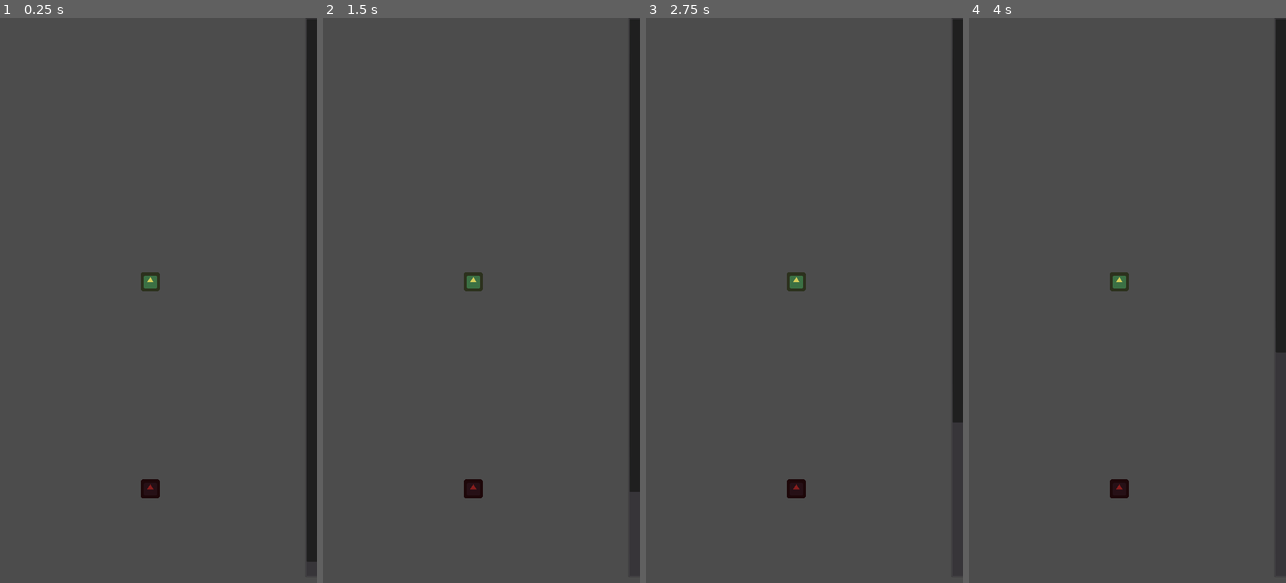
Above: before the commit, frames 1-4 (left to right).
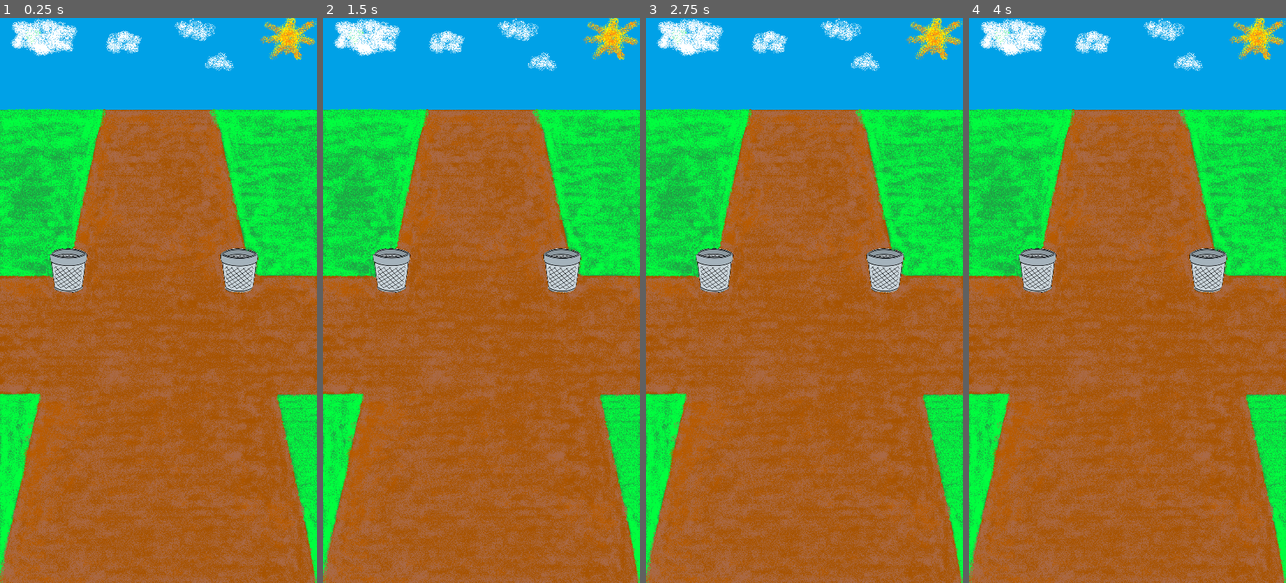
Above: after the commit, the same moments.

Repository: Jugendhackt/SWTU
Game: Godot game, scene res://scenes/Levels/CigaretteLevel.tscn
The game is run twice, just before and just after one commit, with the same random seed, the same clock (stepped at 60 frames per second) and the same inputs. The engine's default icon, where the game draws it, is replaced by a stand-in: a white triangle on a blue panel in a dark square.
Inputs (mouse positions are in pixels of both pictures, inside the frame that each line leads up to):
- Up to frame 1 (0.25 s): no input
- Up to frame 2 (1.5 s): click (402, 300) at 0.5 s, where only the run after the commit has a clickable "Left"; click (560, 300) at 1.25 s, where only the run after the commit has a clickable "Right"
- Up to frame 3 (2.75 s): click (804, 114) at 2 s, where only the run after the commit has a clickable "Top"
- Up to frame 4 (4 s): click (1127, 486) at 2.75 s, where only the run after the commit has a clickable "Bottom"; tap Enter at 3.5 s; hold Right (ui_right) from 3.53 s (still down)

The runs differ from the first frame. In frame 1, 100% of the frame differs, in the area x 0-100%, y 0-100%; in frame 2, 100%; in frame 3, 100%; in frame 4, 100%.
Error before the commit: Attempt to call function 'connect' in base 'null instance' on a null instance. (res://scripts/CigaretteLevel.gd:27)

Commit message:
add buttons

Diff:
--- a/SWTU/scenes/Levels/CigaretteLevel.tscn
+++ b/SWTU/scenes/Levels/CigaretteLevel.tscn
@@ -1,27 +1,80 @@
-[gd_scene load_steps=4 format=2]
+[gd_scene load_steps=13 format=2]
 
 [ext_resource path="res://scenes/Level.tscn" type="PackedScene" id=1]
 [ext_resource path="res://scripts/CigaretteLevel.gd" type="Script" id=2]
-[ext_resource path="res://icon.png" type="Texture" id=3]
+[ext_resource path="res://scripts/left.gd" type="Script" id=3]
+[ext_resource path="res://scripts/right.gd" type="Script" id=4]
+[ext_resource path="res://scripts/top.gd" type="Script" id=5]
+[ext_resource path="res://scripts/bottom.gd" type="Script" id=6]
+[ext_resource path="res://icon.png" type="Texture" id=7]
+[ext_resource path="res://Zigaretten_Background.png" type="Texture" id=8]
 
-[node name="CigaretteLevel" instance=ExtResource( 1 )]
+[sub_resource type="StyleBoxEmpty" id=1]
+
+[sub_resource type="StyleBoxEmpty" id=2]
+
+[sub_resource type="StyleBoxEmpty" id=3]
+
+[sub_resource type="StyleBoxEmpty" id=4]
+
+[node name="CigaretteLevel" index="0" instance=ExtResource( 1 )]
 script = ExtResource( 2 )
 
-[node name="Player" type="Sprite" parent="." index="1"]
+[node name="left" type="Button" parent="." index="1"]
+margin_top = 640.0
+margin_right = 540.0
+margin_bottom = 1280.0
+rect_pivot_offset = Vector2( -390, -14 )
+custom_styles/normal = SubResource( 1 )
+text = "Left"
+script = ExtResource( 3 )
+
+[node name="right" type="Button" parent="." index="2"]
+margin_left = 538.075
+margin_top = 640.0
+margin_right = 1078.07
+margin_bottom = 1280.0
+rect_pivot_offset = Vector2( -390, -14 )
+custom_styles/normal = SubResource( 2 )
+text = "Right"
+script = ExtResource( 4 )
+
+[node name="top" type="Button" parent="." index="3"]
+margin_top = -1.0
+margin_right = 1080.0
+margin_bottom = 639.0
+custom_styles/normal = SubResource( 3 )
+text = "Top"
+script = ExtResource( 5 )
+
+[node name="bottom" type="Button" parent="." index="4"]
+margin_left = -2.92505
+margin_top = 1280.0
+margin_right = 1077.07
+margin_bottom = 1920.0
+custom_styles/normal = SubResource( 4 )
+text = "Bottom"
+script = ExtResource( 6 )
+
+[node name="Player" type="Sprite" parent="." index="5"]
 modulate = Color( 0.831373, 0.803922, 0.356863, 1 )
 position = Vector2( 512, 896 )
-texture = ExtResource( 3 )
+texture = ExtResource( 7 )
 
-[node name="SpawnUp" type="Node2D" parent="." index="2"]
+[node name="SpawnUp" type="Node2D" parent="." index="6"]
 position = Vector2( 512, 352 )
 
-[node name="SpawnDown" type="Node2D" parent="." index="3"]
+[node name="SpawnDown" type="Node2D" parent="." index="7"]
 position = Vector2( 512, 1600 )
 
-[node name="SpawnRight" type="Node2D" parent="." index="4"]
+[node name="SpawnRight" type="Node2D" parent="." index="8"]
 position = Vector2( 928, 896 )
 
-[node name="SpawnLeft" type="Node2D" parent="." index="5"]
+[node name="SpawnLeft" type="Node2D" parent="." index="9"]
 position = Vector2( 160, 896 )
 
-[node name="AnimationPlayer" type="AnimationPlayer" parent="." index="6"]
+[node name="AnimationPlayer" type="AnimationPlayer" parent="." index="10"]
+
+[node name="background" type="Sprite" parent="." index="12"]
+position = Vector2( 540, 960 )
+texture = ExtResource( 8 )
